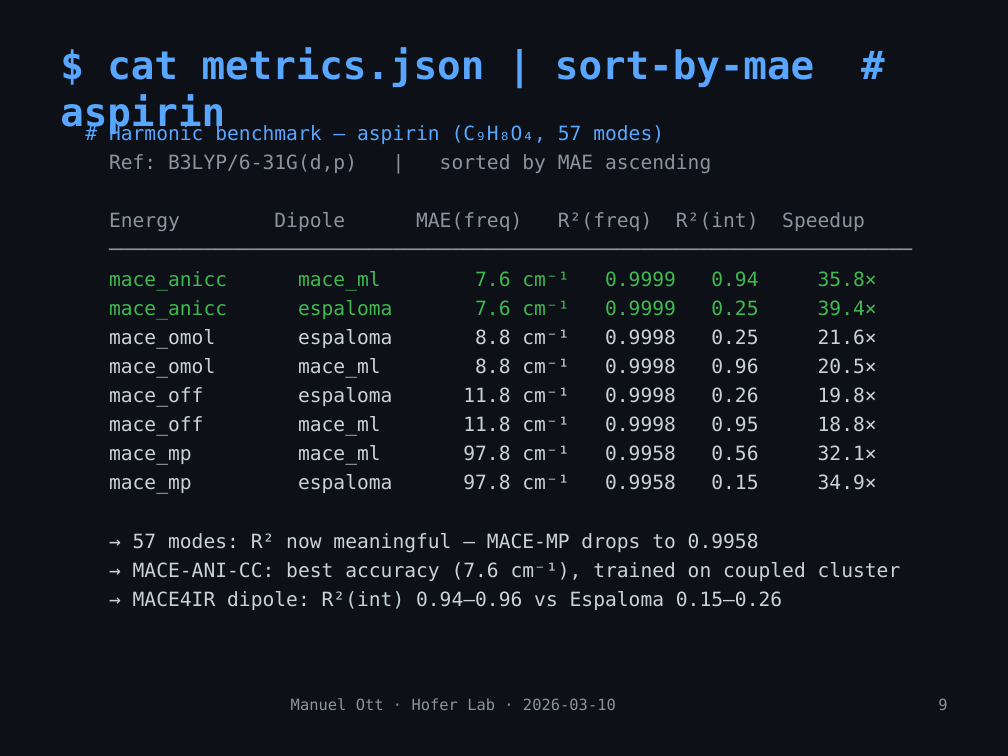
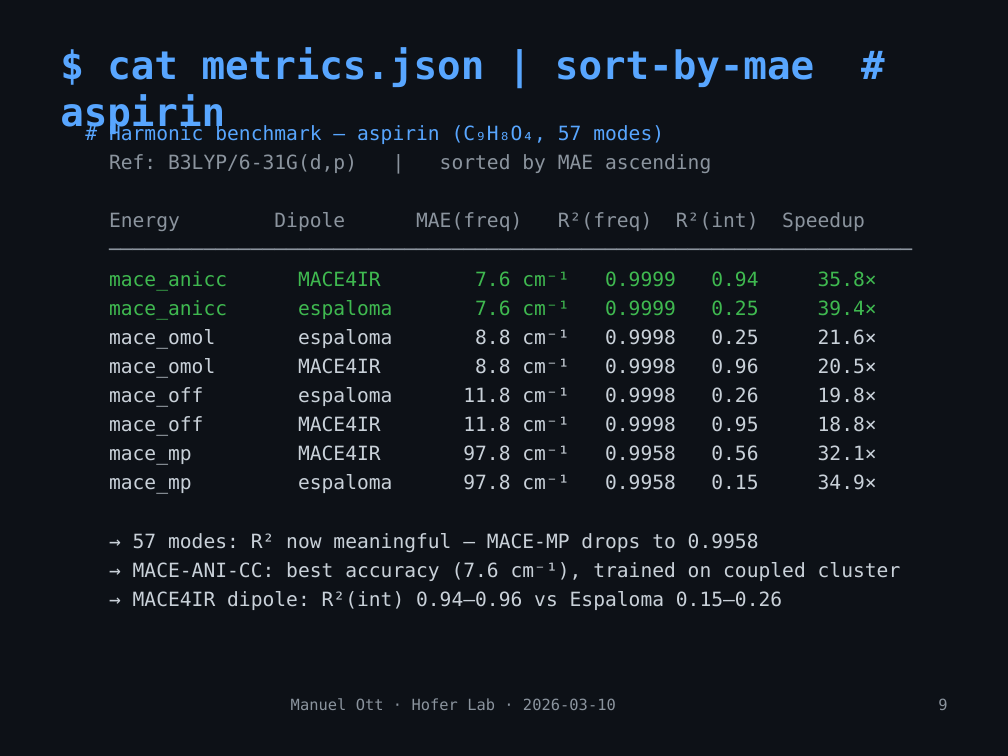
Before and after one commit to mott91/mace_gaussian_interface, a slide deck: slide 10 of presentation/presentation_v2.pptx. Drawn at 1008x756 pixels with LibreOffice and Linux fonts; fonts in the diff are those of the drawing. Boxes give left, top, right and bottom in pixels: in the first picture for what was removed or moved away, otherwise in the second. Text is boxed around its words. In the diff, an @@ line names an element or a change of style, - is before the commit and + after.

```diff
--- a/presentation/presentation_v2.pptx
+++ b/presentation/presentation_v2.pptx
@@ text at box(109, 271, 877, 291): text changed @@
-mace_anicc mace_ml 7.6 cm⁻¹ 0.9999 0.94 35.8×
+mace_anicc MACE4IR 7.6 cm⁻¹ 0.9999 0.94 35.8×
@@ text at box(109, 358, 877, 378): text changed @@
-mace_omol mace_ml 8.8 cm⁻¹ 0.9998 0.96 20.5×
+mace_omol MACE4IR 8.8 cm⁻¹ 0.9998 0.96 20.5×
@@ text at box(109, 416, 877, 465): text changed @@
-mace_off mace_ml 11.8 cm⁻¹ 0.9998 0.95 18.8×
-mace_mp mace_ml 97.8 cm⁻¹ 0.9958 0.56 32.1×
+mace_off MACE4IR 11.8 cm⁻¹ 0.9998 0.95 18.8×
+mace_mp MACE4IR 97.8 cm⁻¹ 0.9958 0.56 32.1×
```
Also in this commit, not shown: 8 other slides changed, 1 other file.
